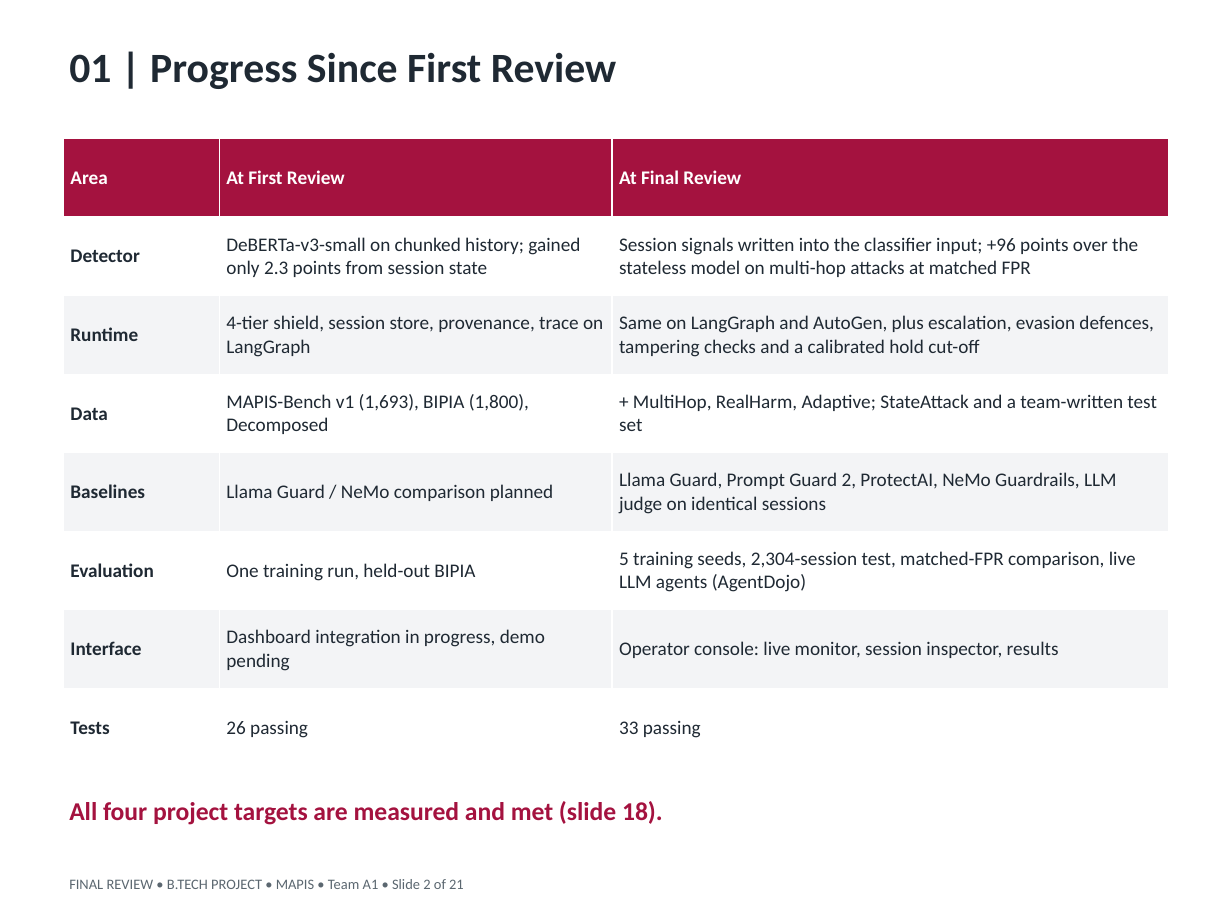
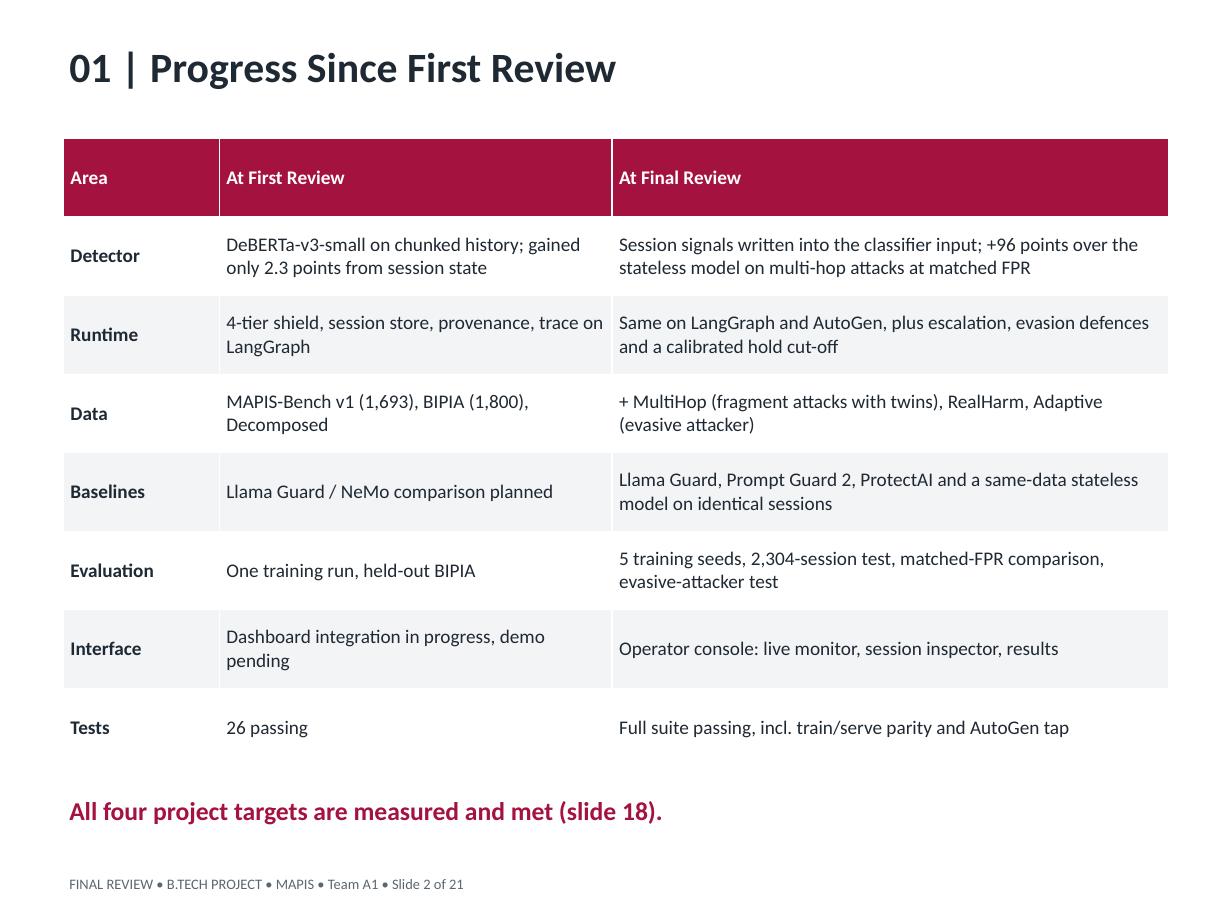
Before and after one commit to Vishnu868/Mapis, a slide deck: slide 2 of docs/final/MAPIS_Final_Review.pptx. Drawn at 1232x924 pixels with LibreOffice and Linux fonts; fonts in the diff are those of the drawing. Boxes give left, top, right and bottom in pixels: in the first picture for what was removed or moved away, otherwise in the second. Text is boxed around its words. In the diff, an @@ line names an element or a change of style, - is before the commit and + after.

```diff
--- a/docs/final/MAPIS_Final_Review.pptx
+++ b/docs/final/MAPIS_Final_Review.pptx
@@ table at bbox=[64, 139, 1168, 767] @@
-row 3, column 3: Same on LangGraph and AutoGen, plus escalation, evasion defences, tampering checks and a calibrated hold cut-off
+row 3, column 3: Same on LangGraph and AutoGen, plus escalation, evasion defences and a calibrated hold cut-off
-row 4, column 3: + MultiHop, RealHarm, Adaptive; StateAttack and a team-written test set
+row 4, column 3: + MultiHop (fragment attacks with twins), RealHarm, Adaptive (evasive attacker)
-row 5, column 3: Llama Guard, Prompt Guard 2, ProtectAI, NeMo Guardrails, LLM judge on identical sessions
+row 5, column 3: Llama Guard, Prompt Guard 2, ProtectAI and a same-data stateless model on identical sessions
-row 6, column 3: 5 training seeds, 2,304-session test, matched-FPR comparison, live LLM agents (AgentDojo)
+row 6, column 3: 5 training seeds, 2,304-session test, matched-FPR comparison, evasive-attacker test
-row 8, column 3: 33 passing
+row 8, column 3: Full suite passing, incl. train/serve parity and AutoGen tap
```
Also in this commit, not shown: 12 other slides changed, 34 other files.
